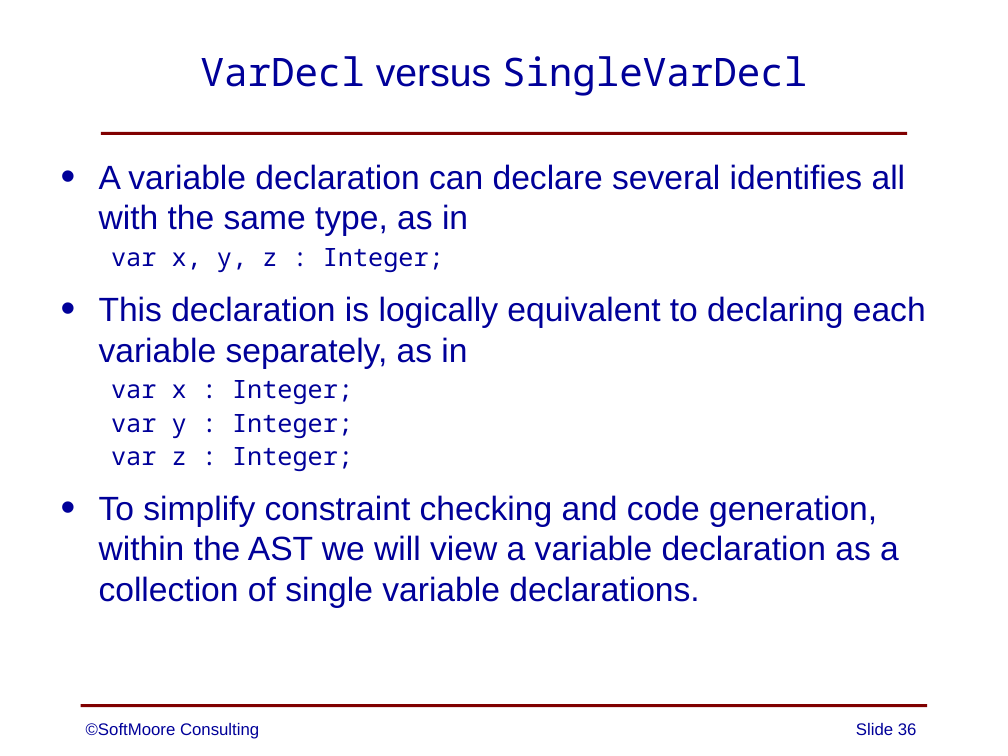
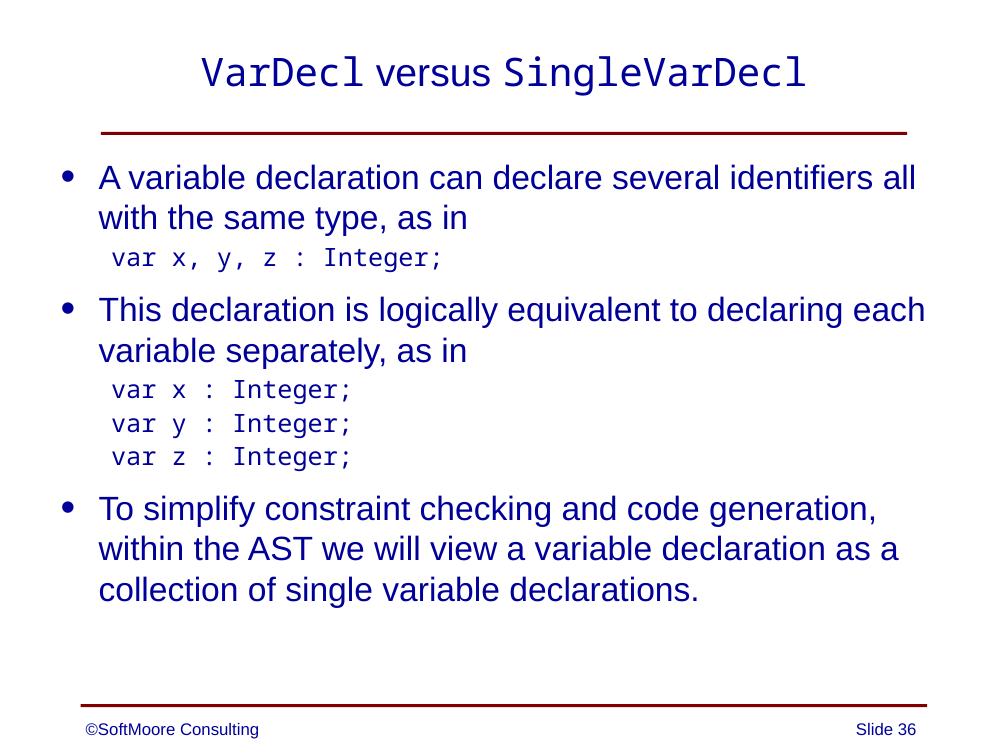
Before and after one commit to SoftMoore/CPRL, a slide deck: slide 36 of PowerPoint Slides/08 - Abstract Syntax Trees.pptx. Drawn at 1008x756 pixels with LibreOffice and Linux fonts; fonts in the diff are those of the drawing. Boxes give left, top, right and bottom in pixels: in the first picture for what was removed or moved away, otherwise in the second. Text is boxed around its words. In the diff, an @@ line names an element or a change of style, - is before the commit and + after.

```diff
--- a/PowerPoint Slides/08 - Abstract Syntax Trees.pptx
+++ b/PowerPoint Slides/08 - Abstract Syntax Trees.pptx
@@ text at (99, 164, 917, 236): text changed @@
-• A variable declaration can declare several identifies all with the same type, as in
+• A variable declaration can declare several identifiers all with the same type, as in
```
Also in this commit, not shown: 5 other slides changed, 1 other file.
